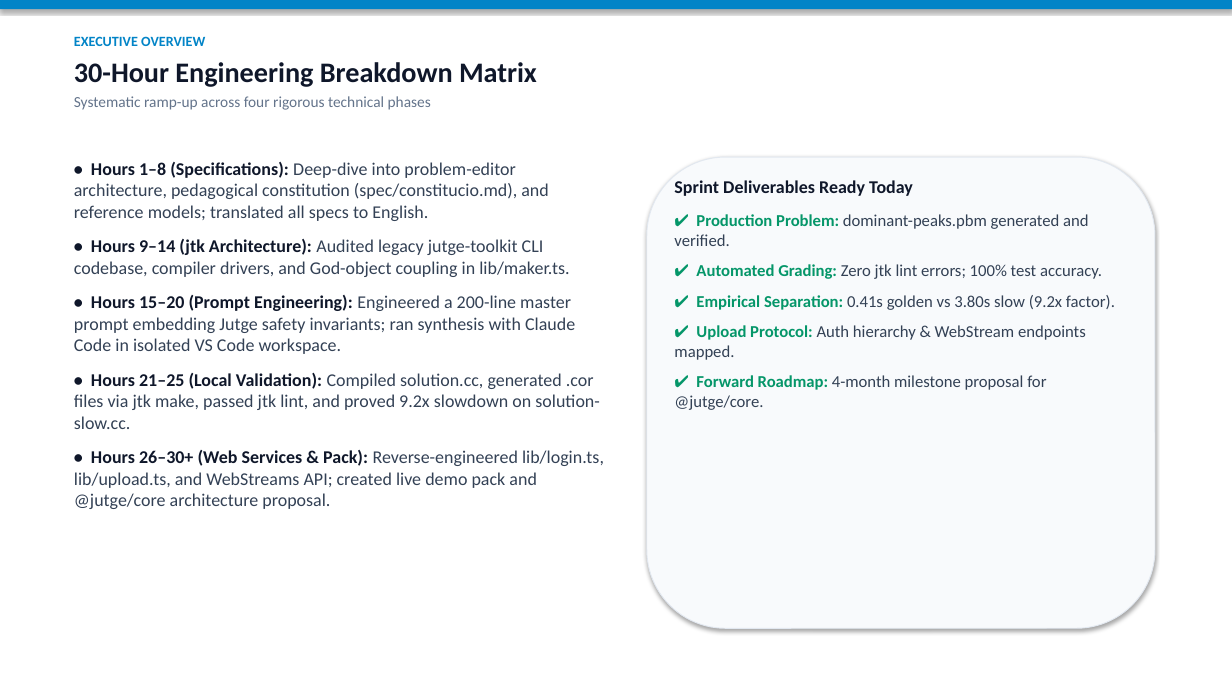
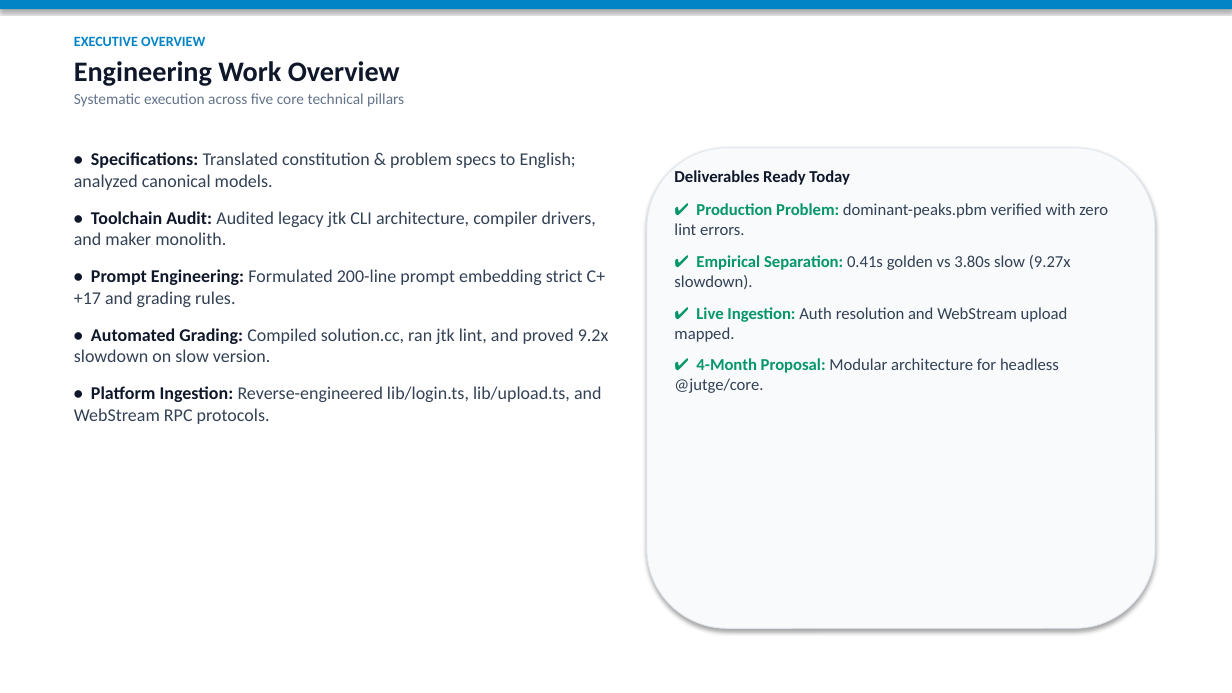
Before and after one commit to SuisSanem000/jutge-private, a slide deck: slide 2 of work/01-meeting-presentation-and-demo-20261112/meeting-summary-presentation.pptx. Drawn at 1232x693 pixels with LibreOffice and Linux fonts; fonts in the diff are those of the drawing. Boxes give left, top, right and bottom in pixels: in the first picture for what was removed or moved away, otherwise in the second. Text is boxed around its words. In the diff, an @@ line names an element or a change of style, - is before the commit and + after.

Commit message:
refactor(presentation): shorten slide bullets and remove explicit hour marks

```diff
--- a/work/01-meeting-presentation-and-demo-20261112/meeting-summary-presentation.pptx
+++ b/work/01-meeting-presentation-and-demo-20261112/meeting-summary-presentation.pptx
@@ text at bbox=[74, 61, 404, 107]: text changed @@
-30-Hour Engineering Breakdown Matrix
-Systematic ramp-up across four rigorous technical phases
+Engineering Work Overview
+Systematic execution across five core technical pillars
@@ rounded rectangle: place and size @@
-rounded rectangle at bbox=[647, 157, 1155, 628]
+rounded rectangle at bbox=[647, 148, 1155, 628]
@@ text at bbox=[74, 152, 609, 424]: text changed @@
-• Hours 1–8 (Specifications): Deep-dive into problem-editor architecture, pedagogical constitution (spec/constitucio.md), and reference models; translated all specs to English.
-• Hours 9–14 (jtk Architecture): Audited legacy jutge-toolkit CLI codebase, compiler drivers, and God-object coupling in lib/maker.ts.
-• Hours 15–20 (Prompt Engineering): Engineered a 200-line master prompt embedding Jutge safety invariants; ran synthesis with Claude Code in isolated VS Code workspace.
-• Hours 21–25 (Local Validation): Compiled solution.cc, generated .cor files via jtk make, passed jtk lint, and proved 9.2x slowdown on solution-slow.cc.
-• Hours 26–30+ (Web Services & Pack): Reverse-engineered lib/login.ts, lib/upload.ts, and WebStreams API; created live demo pack and @jutge/core architecture proposal.
+• Specifications: Translated constitution & problem specs to English; analyzed canonical models.
+• Toolchain Audit: Audited legacy jtk CLI architecture, compiler drivers, and maker monolith.
+• Prompt Engineering: Formulated 200-line prompt embedding strict C++17 and grading rules.
+• Automated Grading: Compiled solution.cc, ran jtk lint, and proved 9.2x slowdown on slow version.
+• Platform Ingestion: Reverse-engineered lib/login.ts, lib/upload.ts, and WebStream RPC protocols.
@@ text at bbox=[674, 170, 1108, 393]: text changed @@
-Sprint Deliverables Ready Today
-✔ Production Problem: dominant-peaks.pbm generated and verified.
-✔ Automated Grading: Zero jtk lint errors; 100% test accuracy.
-✔ Empirical Separation: 0.41s golden vs 3.80s slow (9.2x factor).
-✔ Upload Protocol: Auth hierarchy & WebStream endpoints mapped.
-✔ Forward Roadmap: 4-month milestone proposal for @jutge/core.
+Deliverables Ready Today
+✔ Production Problem: dominant-peaks.pbm verified with zero lint errors.
+✔ Empirical Separation: 0.41s golden vs 3.80s slow (9.27x slowdown).
+✔ Live Ingestion: Auth resolution and WebStream upload mapped.
+✔ 4-Month Proposal: Modular architecture for headless @jutge/core.
```
Also in this commit, not shown: 29 other slides changed, 5 other files.
